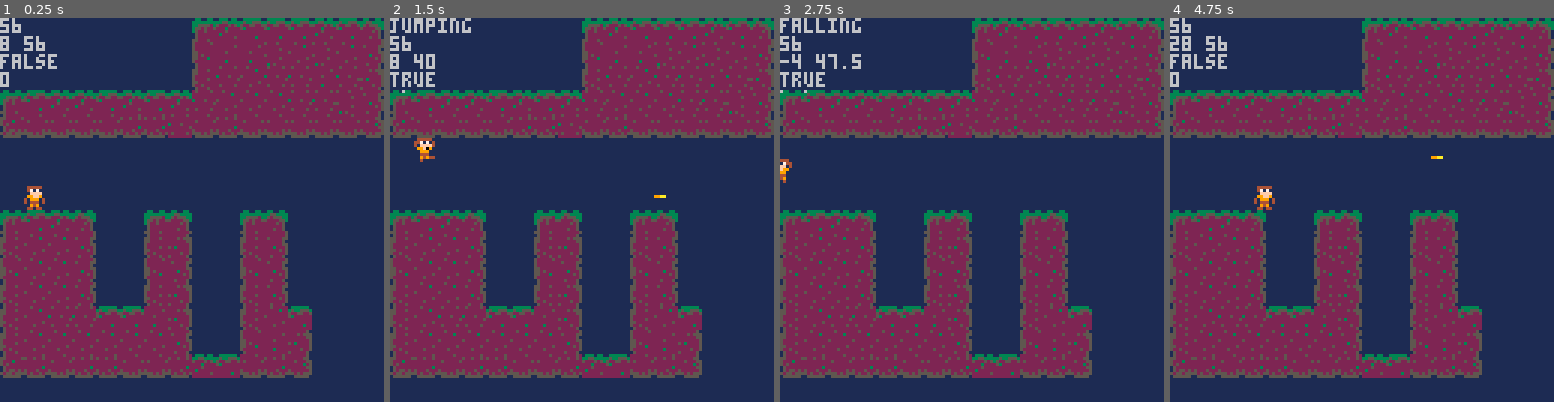
Above: before the commit, frames 1-4 (left to right).
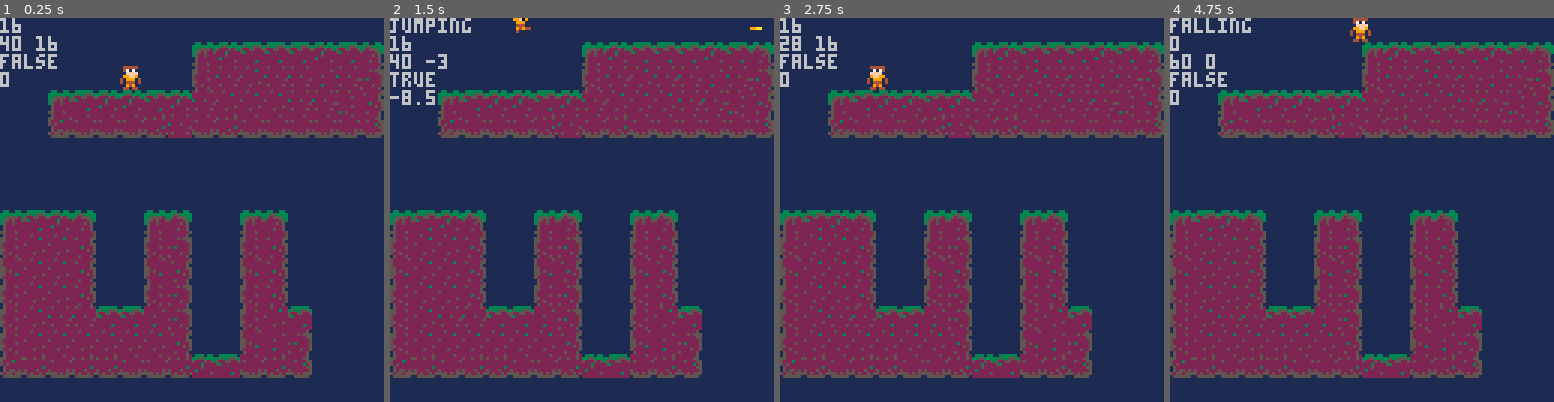
Above: after the commit, the same moments.

Repository: RicoP/picowiese
Game: PICO-8 cartridge mmm.p8
Two runs of this game, one before a commit and one after it. Both use one fixed random seed, a clock stepped at 60 frames per second and the inputs below.
Inputs:
- Up to frame 1 (0.25 s): no input
- Up to frame 2 (1.5 s): tap O (Z key) at 0.33, 0.7, 1.43 s; tap X (X key) at 1.07 s
- Up to frame 3 (2.75 s): hold Left 1.97-2.37 s; tap X (X key) at 2.07, 2.4, 2.73 s; tap O (Z key) at 2.22 s; hold Down from 2.42 s (still down)
- Up to frame 4 (4.75 s): release Down at 2.82 s; hold Right 2.87-3.53 s; tap X (X key) every 0.33 s from 3.07 to 4.73 s; tap O (Z key) at 3.1, 3.98 s; hold Up 3.58-4.08 s; hold Right 4.13-4.53 s; hold Down from 4.58 s (still down)

The runs differ from the first frame. In frame 1, 7.2% of the frame differs, in the area x 0-100%, y 0-50%; in frame 2, 7.1%; in frame 3, 7.8%; in frame 4, 7.8%.

Commit message:
Mon Jun 17 22:34:51 CEST 2019

Diff:
--- a/mmm.p8
+++ b/mmm.p8
@@ -312,14 +312,14 @@
 0000000000010101010000000000000000000000000101010100000000000000000000000001010101000000000000000000000000010101010000000000000000000000000000000000000000000000000000000000000000000000000000000000000000000000000000000000000000000000000000000000000000000000
 0000000000000000000000000000000000000000000000000000000000000000000000000000000000000000000000000000000000000000000000000000000000000000000000000000000000000000000000000000000000000000000000000000000000000000000000000000000000000000000000000000000000000000
 __map__
+0000000000000000000000000000000000000000000000000000000000000000000000000000000000000000000000000000000000000000000000000000000000000000000000000000000000000000000000000000000000000000000000000000000000000000000000000000000000000000000000000000000000000000
 0000000000000000050607070706070800000000000000000000000000000000000000000000000000000000000000000000000000000000000000000000000000000000000000000000000000000000000000000000000000000000000000000000000000000000000000000000000000000000000000000000000000000000
-0000000000000000152727171617161800000000000000000000000000000000000000000000000000000000000000000000000000000000000000000000000000000000000000000000000000000000000000000000000000000000000000000000000000000000000000000000000000000000000000000000000000000000
-0000000000000000252616262627262800000000000000000000000000000000000000000000000000000000000000000000000000000000000000000000000000000000000000000000000000000000000000000000000000000000000000000000000000000000000000000000000000000000000000000000000000000000
-0507060607060706261616162626171800000000000000000000000000000000000000000000000000000000000000000000000000000000000000000000000000000000000000000000000000000000000000000000000000000000000000000000000000000000000000000000000000000000000000000000000000000000
-3537373737363626373637373737373800000000000000000000000000000000000000000000000000000000000000000000000000000000000000000000000000000000000000000000000000000000000000000000000000000000000000000000000000000000000000000000000000000000000000000000000000000000
-0000000000000000000000000000000000000000000000000000000000000000000000000000000000000000000000000000000000000000000000000000000000000000000000000000000000000000000000000000000000000000000000000000000000000000000000000000000000000000000000000000000000000000
-0000000000000000000000000000000000000000000000000000000000000000000000000000000000000000000000000000000000000000000000000000000000000000000000000000000000000000000000000000000000000000000000000000000000000000000000000000000000000000000000000000000000000000
-0001000000000000000000000000000000000000000000000000000000000000000000000000000000000000000000000000000000000000000000000000000000000000000000000000000000000000000000000000000000000000000000000000000000000000000000000000000000000000000000000000000000000000
+0000000000010000252616262627262800000000000000000000000000000000000000000000000000000000000000000000000000000000000000000000000000000000000000000000000000000000000000000000000000000000000000000000000000000000000000000000000000000000000000000000000000000000
+0000050706060706261616162626171800000000000000000000000000000000000000000000000000000000000000000000000000000000000000000000000000000000000000000000000000000000000000000000000000000000000000000000000000000000000000000000000000000000000000000000000000000000
+0000353737373626373637373737373800000000000000000000000000000000000000000000000000000000000000000000000000000000000000000000000000000000000000000000000000000000000000000000000000000000000000000000000000000000000000000000000000000000000000000000000000000000
+0000000000000000000000000000000000000000000000000000000000000000000000000000000000000000000000000000000000000000000000000000000000000000000000000000000000000000000000000000000000000000000000000000000000000000000000000000000000000000000000000000000000000000
+0000000000000000000000000000000000000000000000000000000000000000000000000000000000000000000000000000000000000000000000000000000000000000000000000000000000000000000000000000000000000000000000000000000000000000000000000000000000000000000000000000000000000000
+0000000000000000000000000000000000000000000000000000000000000000000000000000000000000000000000000000000000000000000000000000000000000000000000000000000000000000000000000000000000000000000000000000000000000000000000000000000000000000000000000000000000000000
 0507060800000508000005080000000000000000000000000000000000000000000000000000000000000000000000000000000000000000000000000000000000000000000000000000000000000000000000000000000000000000000000000000000000000000000000000000000000000000000000000000000000000000
 2516161800002528000025180000000000000000000000000000000000000000000000000000000000000000000000000000000000000000000000000000000000000000000000000000000000000000000000000000000000000000000000000000000000000000000000000000000000000000000000000000000000000000
 1516161800001518000015180000000000000000000000000000000000000000000000000000000000000000000000000000000000000000000000000000000000000000000000000000000000000000000000000000000000000000000000000000000000000000000000000000000000000000000000000000000000000000
